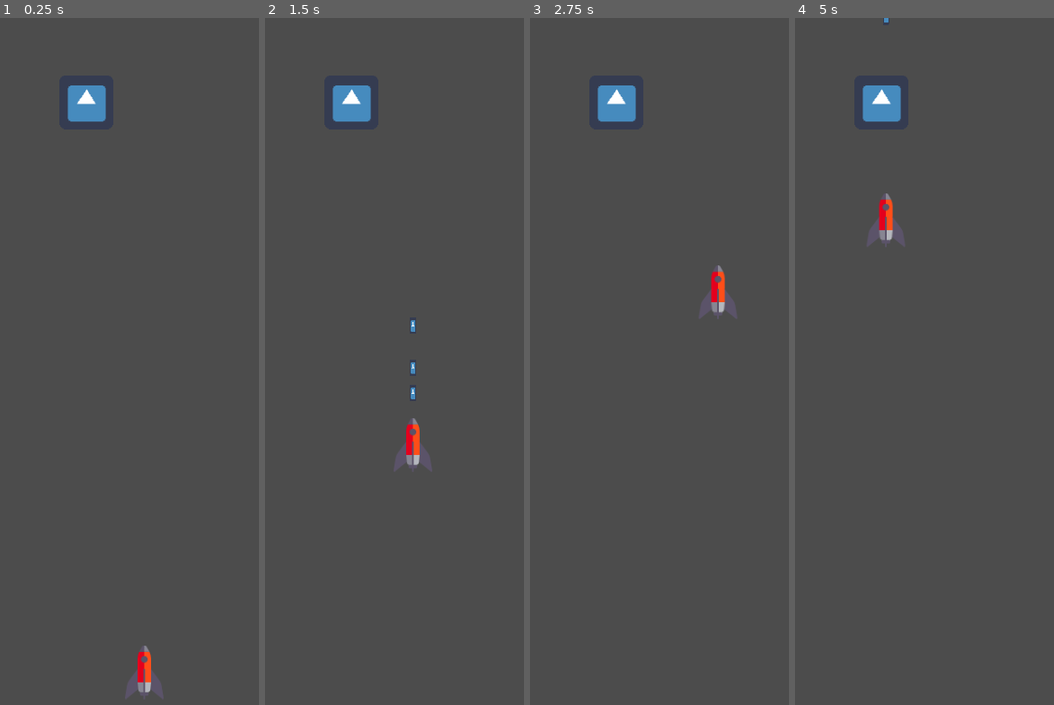
Above: before the commit, frames 1-4 (left to right).
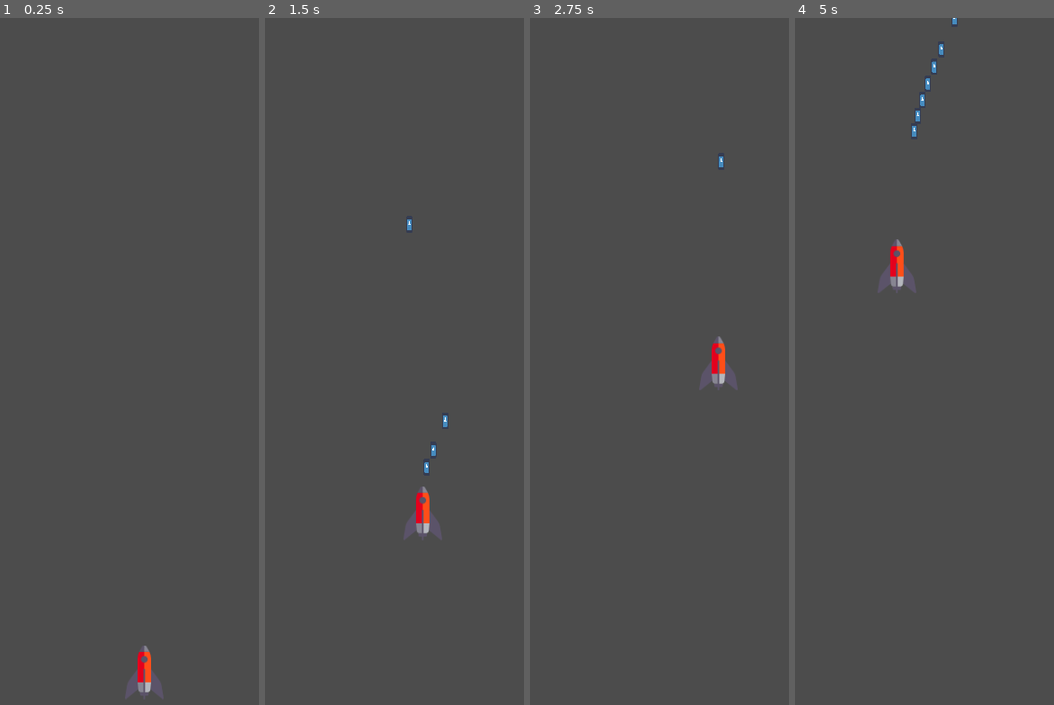
Above: after the commit, the same moments.

Repository: lucaspsantana/plutao
Game: Godot game, scene res://src/Main.tscn
Two runs of this game, one before a commit and one after it. Both use one fixed random seed, a clock stepped at 60 frames per second and the inputs below. The engine's default icon, where the game draws it, is replaced by a stand-in: a white triangle on a blue panel in a dark square.
Inputs (mouse positions are in pixels of both pictures, inside the frame that each line leads up to):
- Up to frame 1 (0.25 s): no input
- Up to frame 2 (1.5 s): tap Enter at 0.5 s; move the mouse to (498, 340) at 0.52 s; click (498, 340) at 0.67 s; drag from (329, 416) to (459, 485) at 1.27 s
- Up to frame 3 (2.75 s): move the mouse to (716, 217) at 2.02 s; click (716, 217) at 2.17 s
- Up to frame 4 (5 s): drag from (919, 519) to (818, 272) at 2.77 s; move the mouse to (outside the picture) at 3.52 s; click (outside the picture) at 3.67 s; drag from (818, 272) to (877, 196) at 4.27 s

The runs differ from the first frame. In frame 1, 0.8% of the frame differs, in the area x 26-41%, y 9-16%; in frame 2, 2.0%; in frame 3, 1.9%; in frame 4, 2.1%, in the area x 26-63%, y 0-40%.

Commit message:
update bullet

Diff:
--- a/src/Bullet.tscn
+++ b/src/Bullet.tscn
@@ -7,7 +7,9 @@
 radius = 2.70385
 height = 16.6836
 
-[node name="Bullet" type="Area2D"]
+[node name="Bullet" type="Area2D" groups=[
+"bullet",
+]]
 position = Vector2( 226.795, 418.366 )
 collision_mask = 2
 script = ExtResource( 2 )
--- a/src/Enemy.tscn
+++ /dev/null
@@ -1,18 +0,0 @@
-[gd_scene load_steps=3 format=2]
-
-[ext_resource path="res://icon.png" type="Texture" id=1]
-
-[sub_resource type="CircleShape2D" id=1]
-radius = 37.0925
-
-[node name="KinematicBody2D" type="KinematicBody2D"]
-position = Vector2( 170, 100 )
-collision_layer = 2
-collision_mask = 5
-
-[node name="icon" type="Sprite" parent="."]
-texture = ExtResource( 1 )
-
-[node name="CollisionPolygon2D" type="CollisionShape2D" parent="."]
-position = Vector2( 0.793701, -0.793701 )
-shape = SubResource( 1 )
--- a/src/Main.tscn
+++ b/src/Main.tscn
@@ -1,8 +1,7 @@
-[gd_scene load_steps=4 format=2]
+[gd_scene load_steps=3 format=2]
 
 [ext_resource path="res://src/Player.tscn" type="PackedScene" id=1]
 [ext_resource path="res://src/Main.gd" type="Script" id=2]
-[ext_resource path="res://src/Enemy.tscn" type="PackedScene" id=3]
 
 [node name="Main" type="Node"]
 script = ExtResource( 2 )
@@ -19,7 +18,5 @@
 [node name="StartPosition" type="Position2D" parent="."]
 position = Vector2( 238.878, 776.636 )
 
-[node name="KinematicBody2D" parent="." instance=ExtResource( 3 )]
-
 [node name="Player" parent="." instance=ExtResource( 1 )]
 position = Vector2( 235.265, 773.249 )
--- a/src/Player.gd
+++ b/src/Player.gd
@@ -1,6 +1,6 @@
 extends KinematicBody2D
 
-export var speed: = 400
+export var speed: = 250
 signal hit
 var target: = Vector2()
 
@@ -13,10 +13,10 @@
 func _input(event):
 	if event is InputEventScreenTouch and event.is_pressed():
 		target = event.position
-		shoot()
+		limit_shoots()
 	if event is InputEventScreenDrag:
 		target = event.position
-		shoot()
+		limit_shoots()
 		#speed = event.get_speed()
 
 func _physics_process(delta):
@@ -46,6 +46,10 @@
 
 func shoot():
 	var bullet: = preload("res://src/Bullet.tscn")
-	var node: = bullet.instance()
-	node.position = $BulletPosition.position
-	add_child(node)
+	var bulletNode: = bullet.instance()
+	bulletNode.global_position = $BulletPosition.global_position
+	get_parent().add_child(bulletNode)
+
+func limit_shoots():
+	if get_tree().get_nodes_in_group("bullet").size() < 20:
+		shoot()
Not shown, changed: export_presets.cfg
